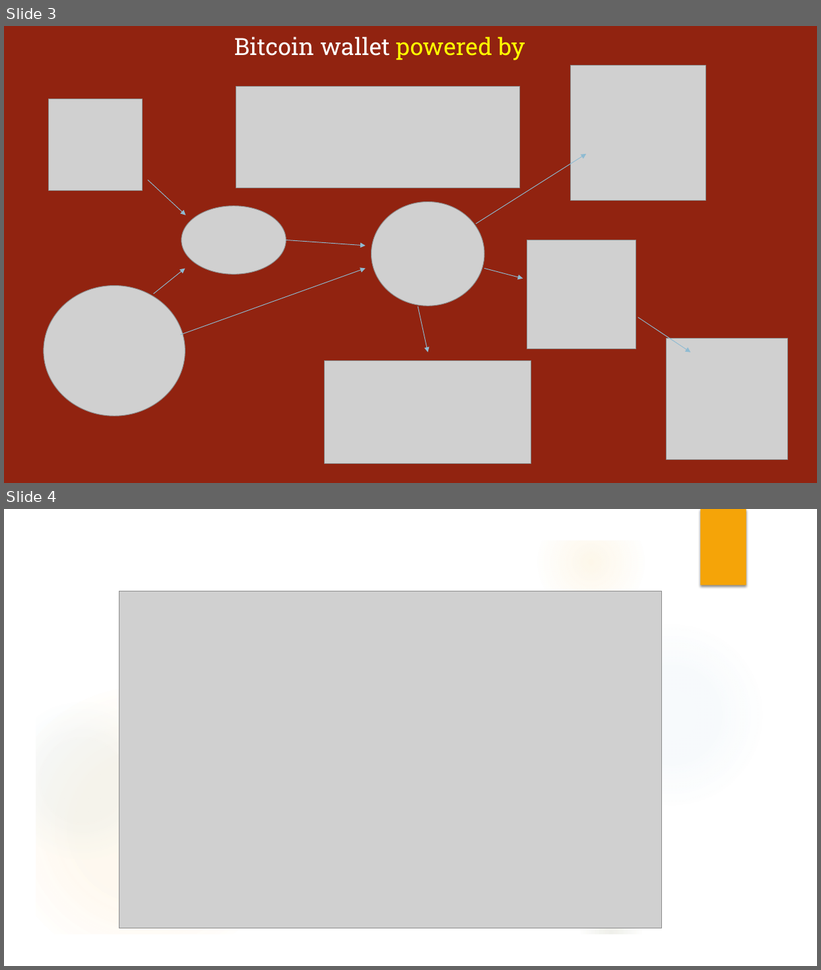
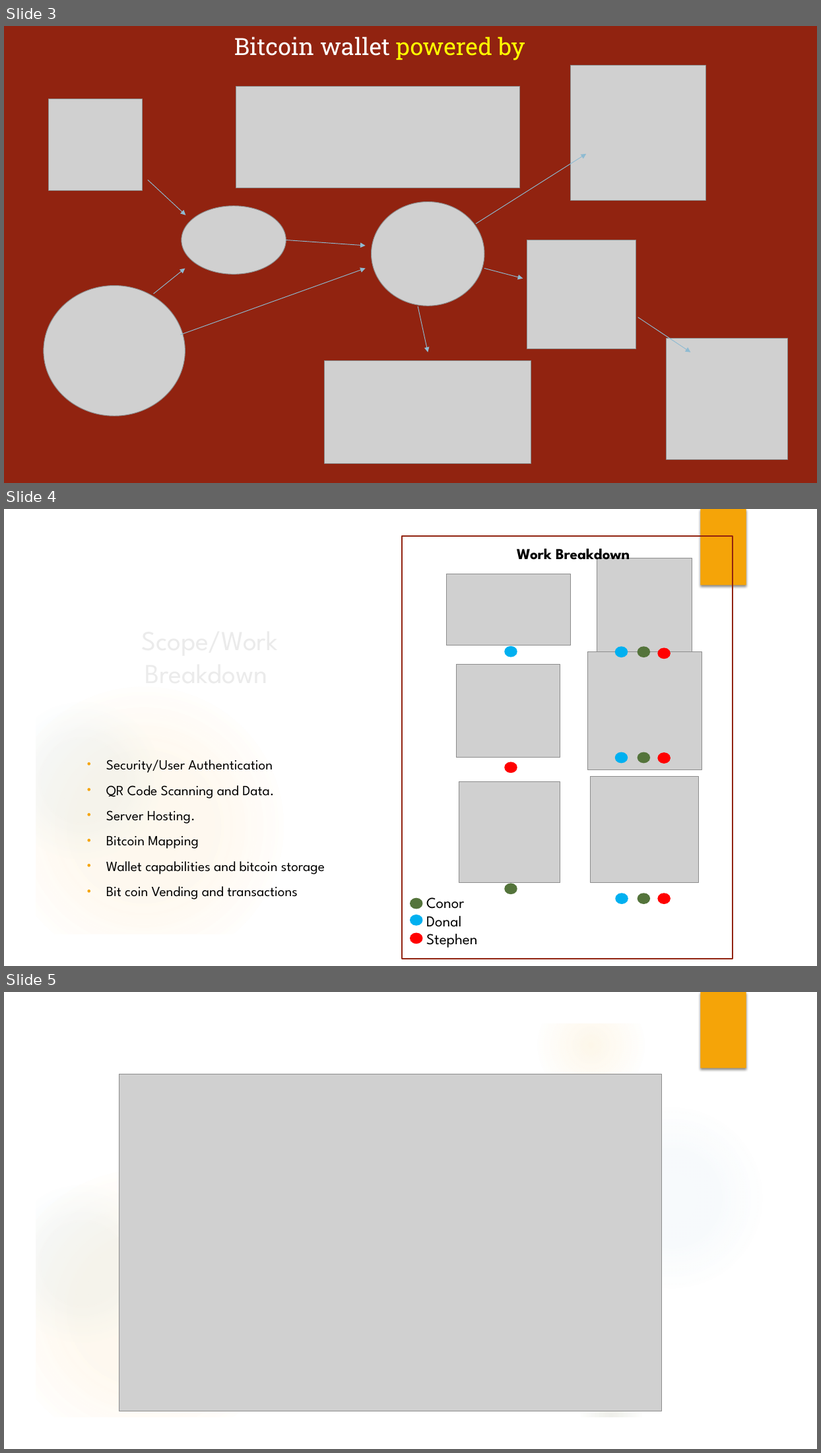
Before and after one commit to yhpurm/Final-Year-Project-Applied-Diss, a slide deck: FYPPres.pptx. Shown one above the other, each under a label of ours: slides 3 and 4 before the commit, slides 3, 4 and 5 after it. The pictures are 821x970 and 821x1453 pixels, drawn with LibreOffice and Linux fonts; fonts in the diff are those of the drawing; grey boxes stand for pictures; background and template pictures are left out. Boxes give left, top, right and bottom in pixels: in the first picture for what was removed or moved away, otherwise in the second. Text is boxed around its words. In the diff, an @@ line names an element or a change of style, - is before the commit and + after.

Commit message:
Presentation updated

```diff
--- a/FYPPres.pptx
+++ b/FYPPres.pptx
@@ slide 4 added at (x1=4, y1=509, x2=817, y2=966), background picture (left out); not listed: 7 template elements that a slide beside it also shows @@
@@ freeform shape added at (x1=371, y1=535, x2=418, y2=757), fill #FFFFFF at 20% opacity @@
@@ freeform shape added at (x1=384, y1=535, x2=467, y2=939), fill #FFFFFF @@
@@ rectangle added at (x1=402, y1=537, x2=733, y2=959), outline #912310 1.5 pt @@
@@ rectangle added at (x1=416, y1=536, x2=789, y2=940), fill #FFFFFF @@
@@ text added at (x1=517, y1=549, x2=630, y2=564), 18 pt, text #000000, bold @@
+Work Breakdown
@@ picture added at (x1=597, y1=559, x2=692, y2=654) @@
@@ picture added at (x1=447, y1=574, x2=572, y2=646) @@
@@ title added at (x1=81, y1=646, x2=338, y2=692), 32.4 pt, text #EBEBEB @@
+Scope/Work Breakdown
@@ ellipse added at (x1=506, y1=647, x2=517, y2=657), fill #00B0F0, outline #00B0F0 1.5 pt @@
@@ picture added at (x1=457, y1=665, x2=560, y2=758) @@
@@ picture added at (x1=587, y1=652, x2=702, y2=770) @@
@@ ellipse added at (x1=616, y1=648, x2=628, y2=657), fill #00B0F0, outline #00B0F0 1.5 pt @@
@@ ellipse added at (x1=638, y1=648, x2=650, y2=657), fill #54743B, outline #54743B 1.5 pt @@
@@ ellipse added at (x1=659, y1=649, x2=670, y2=658), fill #FF0000, outline #FF0000 1.5 pt @@
@@ text added at (x1=106, y1=760, x2=325, y2=900), 16.6 pt, text #000000 @@
+• Security/User Authentication
+• QR Code Scanning and Data.
+• Server Hosting.
+• Bitcoin Mapping
+• Wallet capabilities and bitcoin storage
+• Bit coin Vending and transactions
@@ ellipse added at (x1=506, y1=762, x2=517, y2=772), fill #FF0000, outline #FF0000 1.5 pt @@
@@ ellipse added at (x1=616, y1=753, x2=628, y2=762), fill #00B0F0, outline #00B0F0 1.5 pt @@
@@ ellipse added at (x1=638, y1=753, x2=650, y2=762), fill #54743B, outline #54743B 1.5 pt @@
@@ ellipse added at (x1=659, y1=754, x2=670, y2=763), fill #FF0000, outline #FF0000 1.5 pt @@
@@ picture added at (x1=459, y1=782, x2=560, y2=883) @@
@@ picture added at (x1=591, y1=777, x2=699, y2=883) @@
@@ ellipse added at (x1=506, y1=884, x2=517, y2=894), fill #54743B, outline #54743B 1.5 pt @@
@@ ellipse added at (x1=411, y1=899, x2=422, y2=908), fill #54743B, outline #54743B 1.5 pt @@
@@ text added at (x1=426, y1=898, x2=477, y2=948), 18 pt, text #000000 @@
+Conor
+Donal
+Stephen
@@ ellipse added at (x1=616, y1=894, x2=628, y2=904), fill #00B0F0, outline #00B0F0 1.5 pt @@
@@ ellipse added at (x1=638, y1=894, x2=650, y2=904), fill #54743B, outline #54743B 1.5 pt @@
@@ ellipse added at (x1=659, y1=894, x2=670, y2=904), fill #FF0000, outline #FF0000 1.5 pt @@
@@ ellipse added at (x1=411, y1=916, x2=422, y2=925), fill #00B0F0, outline #00B0F0 1.5 pt @@
@@ ellipse added at (x1=411, y1=933, x2=422, y2=943), fill #FF0000, outline #FF0000 1.5 pt @@
@@ what was slide 4 is now slide 5 @@
```
